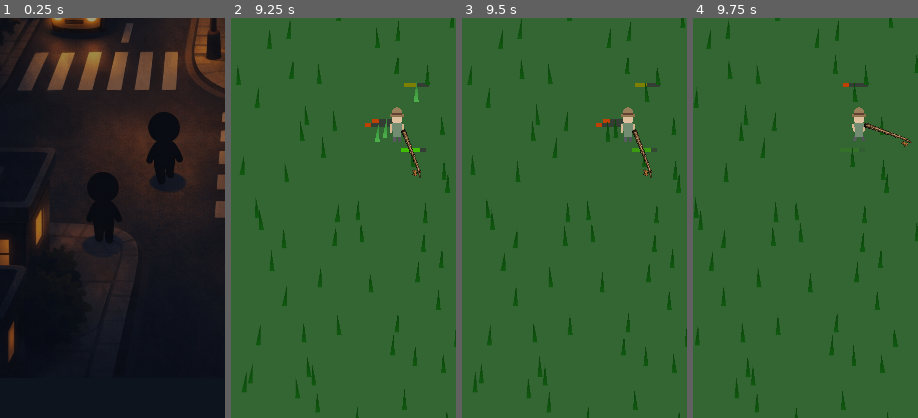
Above: before the commit, frames 1-4 (left to right).
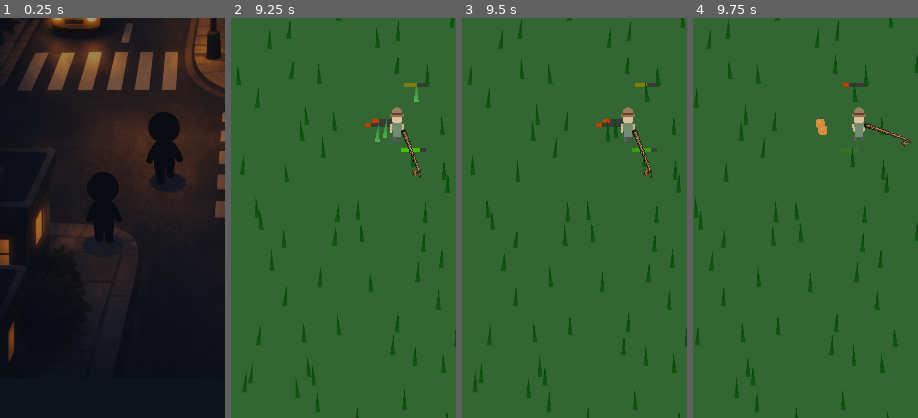
Above: after the commit, the same moments.

Repository: yellyB/game-kill_grass
Game: Godot game, scene res://scenes/ui/main_menu.tscn
Two runs of this game, one before a commit and one after it. Both use one fixed random seed, a clock stepped at 60 frames per second and the inputs below. Sound files missing from this copy of the repository are replaced by a short silence.
Inputs (mouse positions are % of the whole screen's width and height, from its top left):
- Up to frame 1 (0.25 s): no input
- Up to frame 2 (9.25 s): drag from (84, 5) to (60, 28) at 0.52 s; click (50, 50) at 1.25 s; drag from (80, 65) to (45, 70) at 2.02 s; move the mouse to (20, 35) at 2.77 s; hold A (move_left) 2.78-3.5 s; drag from (55, 50) to (20, 35) at 3.52 s; move the mouse to (35, 25) at 4.27 s; hold S (move_down) 4.28-5 s; click "건너뛰기" at 5 s; tap Enter at 5.75 s; drag from (72, 45) to (35, 25) at 5.77 s; click (50, 60) at 6.5 s; click "게임 입장" at 7.25 s; move the mouse to (30, 55) at 8.02 s; hold W (move_up) 8.03-8.75 s; click (30, 55) at 8.17 s; drag from (60, 28) to (30, 55) at 8.77 s
- Up to frame 3 (9.5 s): no input
- Up to frame 4 (9.75 s): move the mouse to (45, 70) at 9.52 s; hold D (move_right) from 9.53 s (still down)
The pictures show only the part of the screen within x 13-63%, y 36-86%; the shares and areas given below are measured in that part.

Frames 1-3 are identical in both runs. In frame 4, 0.2% of the frame differs, in the area x 54-60%, y 25-30%.

Commit message:
Set grass coin drop to 100% and remove unused density variables
- GRASS_DROP_CHANCE 0.3 → 1.0
- Remove BASE_GRASS_PER_CHUNK, BASE_MIN_SPACING (unused by spawner)
- Remove DENSITY_GRASS_BONUS, DENSITY_SPACING_BONUS arrays
- Remove get_grass_per_chunk(), get_grass_min_spacing() functions

Co-Authored-By: Claude Opus 4.6 <noreply@anthropic.com>

Diff:
--- a/autoload/game_manager.gd
+++ b/autoload/game_manager.gd
@@ -65,9 +65,7 @@
 var base_magnet_range: float = 65.0
 
 # Grass settings
-const BASE_GRASS_PER_CHUNK: int = 8
-const BASE_MIN_SPACING: float = 60.0
-const GRASS_DROP_CHANCE: float = 0.3
+const GRASS_DROP_CHANCE: float = 1.0
 
 # Grass data
 var grass_data_list: Array[GrassData] = []
@@ -368,18 +366,6 @@
 # Higher level = more chance for rare grass
 func get_grass_quality_level() -> int:
   return upgrade_levels.get("grass_quality", 0)
-
-# 밀도 레벨별 누적 보너스 (L1-2 소폭, L3-10 완만한 지수 증가)
-const DENSITY_GRASS_BONUS: Array = [0, 2, 5, 10, 16, 23, 31, 40, 50, 61, 72]
-const DENSITY_SPACING_BONUS: Array = [0.0, 1.0, 2.5, 5.0, 8.5, 13.0, 18.0, 24.0, 30.5, 37.5, 45.0]
-
-func get_grass_per_chunk() -> int:
-  var level = clampi(upgrade_levels.get("grass_density", 0), 0, DENSITY_GRASS_BONUS.size() - 1)
-  return BASE_GRASS_PER_CHUNK + DENSITY_GRASS_BONUS[level]
-
-func get_grass_min_spacing() -> float:
-  var level = clampi(upgrade_levels.get("grass_density", 0), 0, DENSITY_SPACING_BONUS.size() - 1)
-  return BASE_MIN_SPACING - DENSITY_SPACING_BONUS[level]
 
 func get_grass_density_level() -> int:
   return upgrade_levels.get("grass_density", 0)
